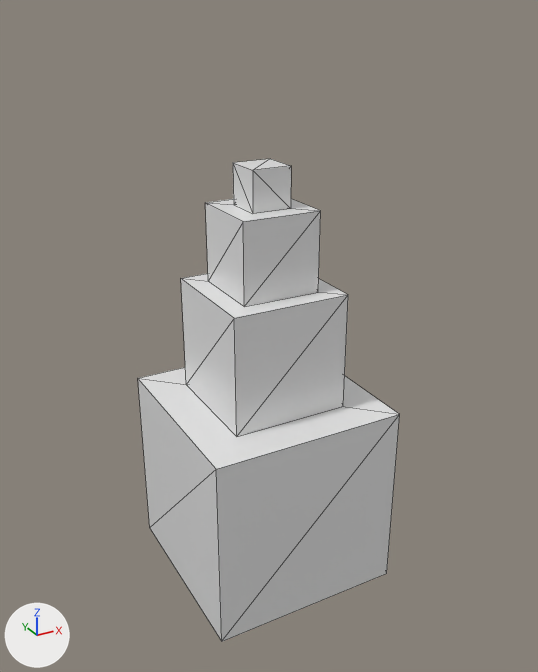
One commit to the OBJ model Models/TestGroups/Model.obj: the scene before it, then after it.
One viewpoint serves both versions: a camera (50 mm lens) standing at (-3.25, -6.04, 3.78) and looking at (0.04, -0.06, 0.78). Arrows for +X, +Y and +Z are at lower left; the lights stay in place. Mesh edges are drawn as thin lines. Where no turn or scale is listed for an object, it has been applied to the vertices.

The first picture shows 'Model'.
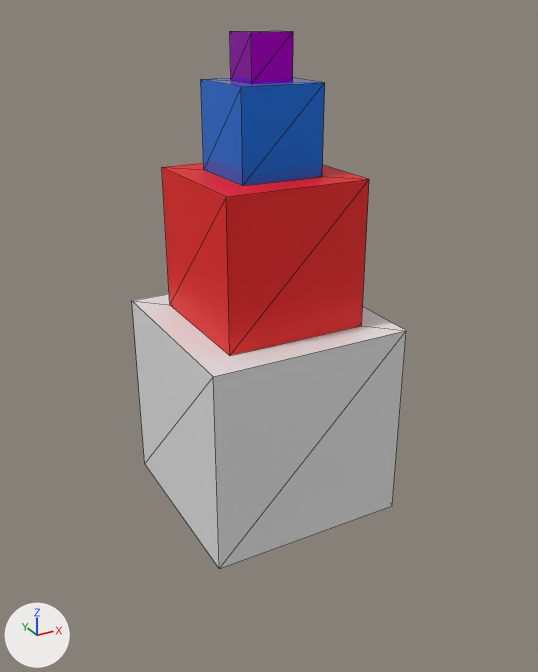
The edits, one by one:
Material 'Material' (mat_material) is new.
Its base color is (0.8, 0.8, 0.8) (white #e7e7e7).
Its roughness is 0.526.
Material 'Material.001' (mat_material_001) is new.
Its base color is (0.87, 0.0055, 0.0055) (red #f01111).
Its roughness is 0.526.
Material 'Material.003' (mat_material_003) is new.
Its base color is (0.625, 0.00356, 0.891) (purple #cf0cf2).
Its metallic is 1.0.
Its roughness is 0.0513.
Material 'Material.002' (mat_material_002) is new.
Its base color is (0.0049, 0.176, 0.819) (blue #0f74ea).
Its metallic is 0.218.
Its roughness is 0.172.
me_model is used by ob_model.
me_model had 32 vertices, 48 faces and spanned x -1.0..1.0, y -1.0..1.0, z -1.9..2.48.
me_model now has 32 vertices, 48 faces and spans x -1.0..1.0, y -1.0..1.0, z -1.0..3.6.
me_model part 1: the loose piece of 8 vertices spanning x -0.6..0.6, y -0.6..0.6, z 0.1..1.3 is scaled about its middle by 1.66, then moved by (0.0, 0.0, -0.7).
me_model part 2: 12 faces spanning x -0.7..0.7, y -0.7..0.7, z 1.0..2.4 switch from mat_none (white #e7e7e7) to mat_material_001 (red #f01111).
me_model part 3: 12 faces spanning x -0.4..0.4, y -0.4..0.4, z 2.4..3.2 switch from mat_none (white #e7e7e7) to mat_material_002 (blue #0f74ea).
me_model part 4: 12 faces spanning x -0.2..0.2, y -0.2..0.2, z 3.2..3.6 switch from mat_none (white #e7e7e7) to mat_material_003 (purple #cf0cf2).
me_model now uses material mat_material (white #e7e7e7).

Location of each change, [x1, y1, x2, y2] in pixels of the pictures (538 x 672 px; the box of a moved part takes in the faces that stretch with it):
'Model', reshaped (12% taller): before [138, 159, 400, 641]; after [132, 30, 406, 569]
part 1 of me_model, moved or reshaped: before [181, 274, 348, 436]; after [132, 294, 406, 569]
part 2 of me_model, recoloured: before [138, 367, 400, 641]; after [162, 163, 369, 356]
part 3 of me_model, recoloured: before [205, 199, 321, 306]; after [201, 78, 325, 186]
part 4 of me_model, recoloured: before [233, 159, 291, 213]; after [230, 30, 293, 84]
